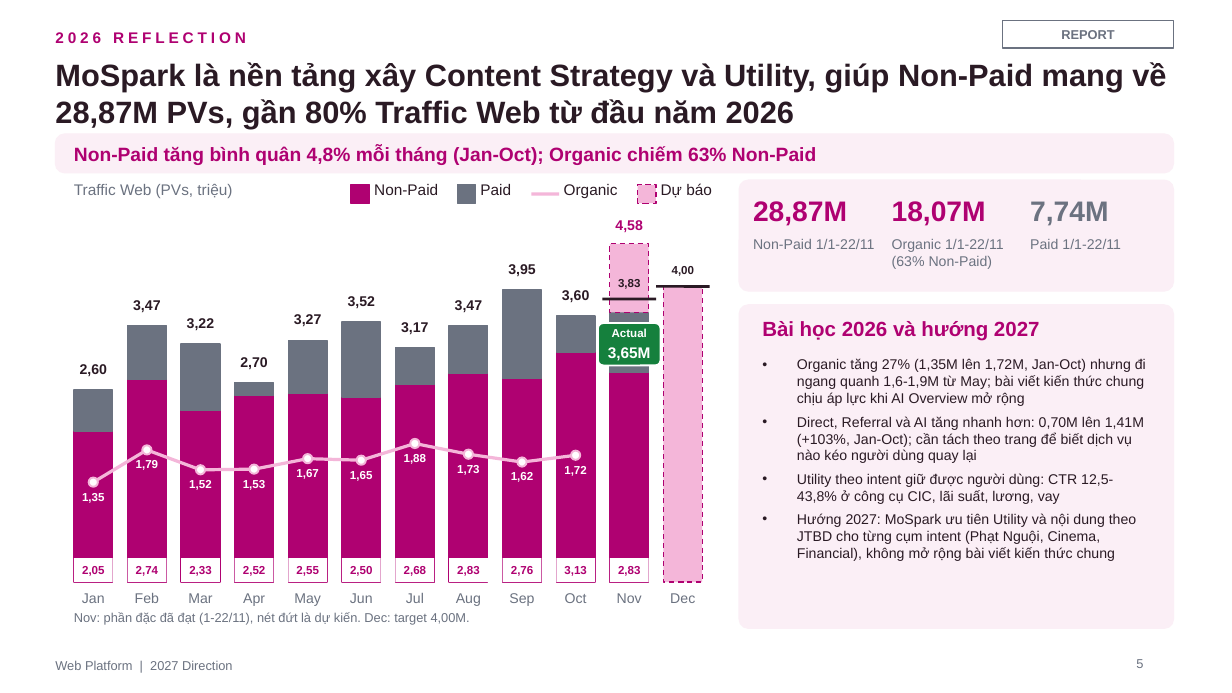
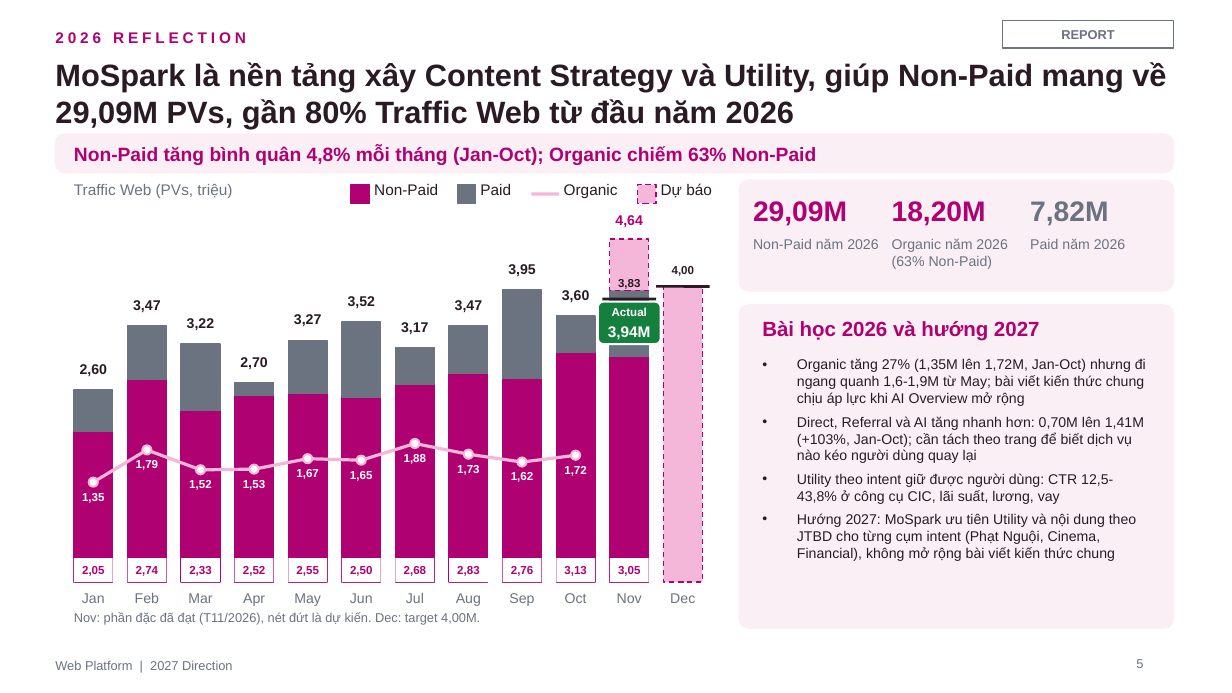
Before and after one commit to stormhoang/hienho-knowledgebase, a slide deck: slide 5 of 07_REPORTS/docs/strategy/2027 Direction - Web Platform (Framework).pptx. Drawn at 1232x693 pixels with LibreOffice and Linux fonts; fonts in the diff are those of the drawing. Boxes give left, top, right and bottom in pixels: in the first picture for what was removed or moved away, otherwise in the second. Text is boxed around its words. In the diff, an @@ line names an element or a change of style, - is before the commit and + after.

```diff
--- a/07_REPORTS/docs/strategy/2027 Direction - Web Platform (Framework).pptx
+++ b/07_REPORTS/docs/strategy/2027 Direction - Web Platform (Framework).pptx
@@ text at (x1=55, y1=62, x2=1166, y2=128): text changed @@
-MoSpark là nền tảng xây Content Strategy và Utility, giúp Non-Paid mang về 28,87M PVs, gần 80% Traffic Web từ đầu năm 2026
+MoSpark là nền tảng xây Content Strategy và Utility, giúp Non-Paid mang về 29,09M PVs, gần 80% Traffic Web từ đầu năm 2026
@@ text at (x1=753, y1=201, x2=847, y2=226): text changed @@
-28,87M
+29,09M
@@ text at (x1=892, y1=201, x2=986, y2=226): text changed @@
-18,07M
+18,20M
@@ text at (x1=1030, y1=201, x2=1108, y2=226): text changed @@
-7,74M
+7,82M
@@ rectangle resized from (x1=610, y1=244, x2=649, y2=312) to (x1=610, y1=239, x2=649, y2=291) @@
@@ text at (x1=615, y1=215, x2=642, y2=227): text changed @@
-4,58
+4,64
@@ text at (x1=753, y1=238, x2=878, y2=249): text changed @@
-Non-Paid 1/1-22/11
+Non-Paid năm 2026
@@ text at (x1=892, y1=238, x2=1007, y2=269): text changed @@
-Organic 1/1-22/11 (63% Non-Paid)
+Organic năm 2026 (63% Non-Paid)
@@ text at (x1=1030, y1=238, x2=1125, y2=249): text changed @@
-Paid 1/1-22/11
+Paid năm 2026
@@ rectangle resized from (x1=610, y1=312, x2=649, y2=372) to (x1=610, y1=290, x2=649, y2=356) @@
@@ text "Actual" moved from (x1=612, y1=328, x2=647, y2=337) to (x1=612, y1=307, x2=647, y2=316) @@
@@ rounded rectangle moved from (x1=598, y1=323, x2=661, y2=366) to (x1=598, y1=301, x2=661, y2=344) @@
@@ text at (x1=608, y1=326, x2=651, y2=340): text changed @@
-3,65M
+3,94M
@@ rectangle resized from (x1=610, y1=372, x2=649, y2=582) to (x1=610, y1=357, x2=649, y2=582) @@
@@ text in rectangle at (x1=618, y1=566, x2=640, y2=576): text changed @@
-2,83
+3,05
@@ text at (x1=74, y1=612, x2=480, y2=625): text changed @@
-Nov: phần đặc đã đạt (1-22/11), nét đứt là dự kiến. Dec: target 4,00M.
+Nov: phần đặc đã đạt (T11/2026), nét đứt là dự kiến. Dec: target 4,00M.
```
Also in this commit, not shown: 17 other slides changed.
